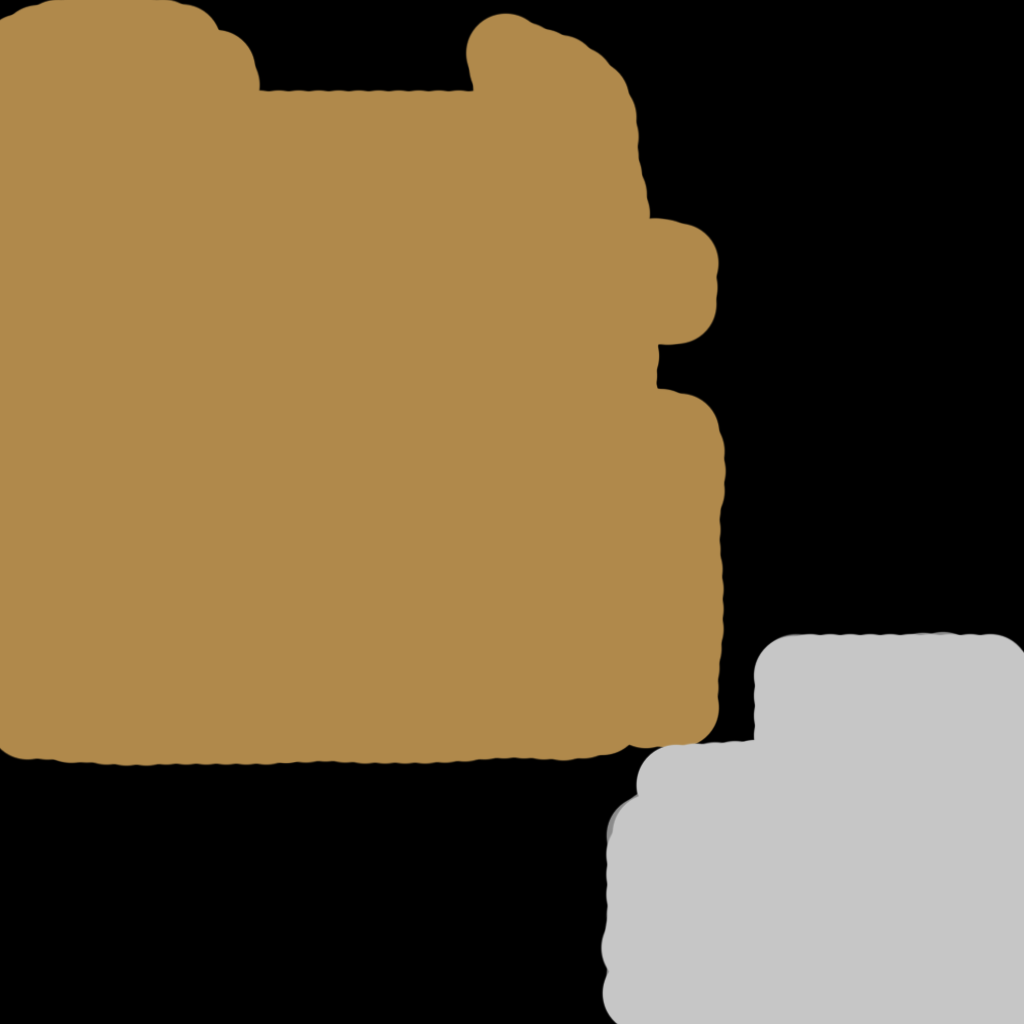
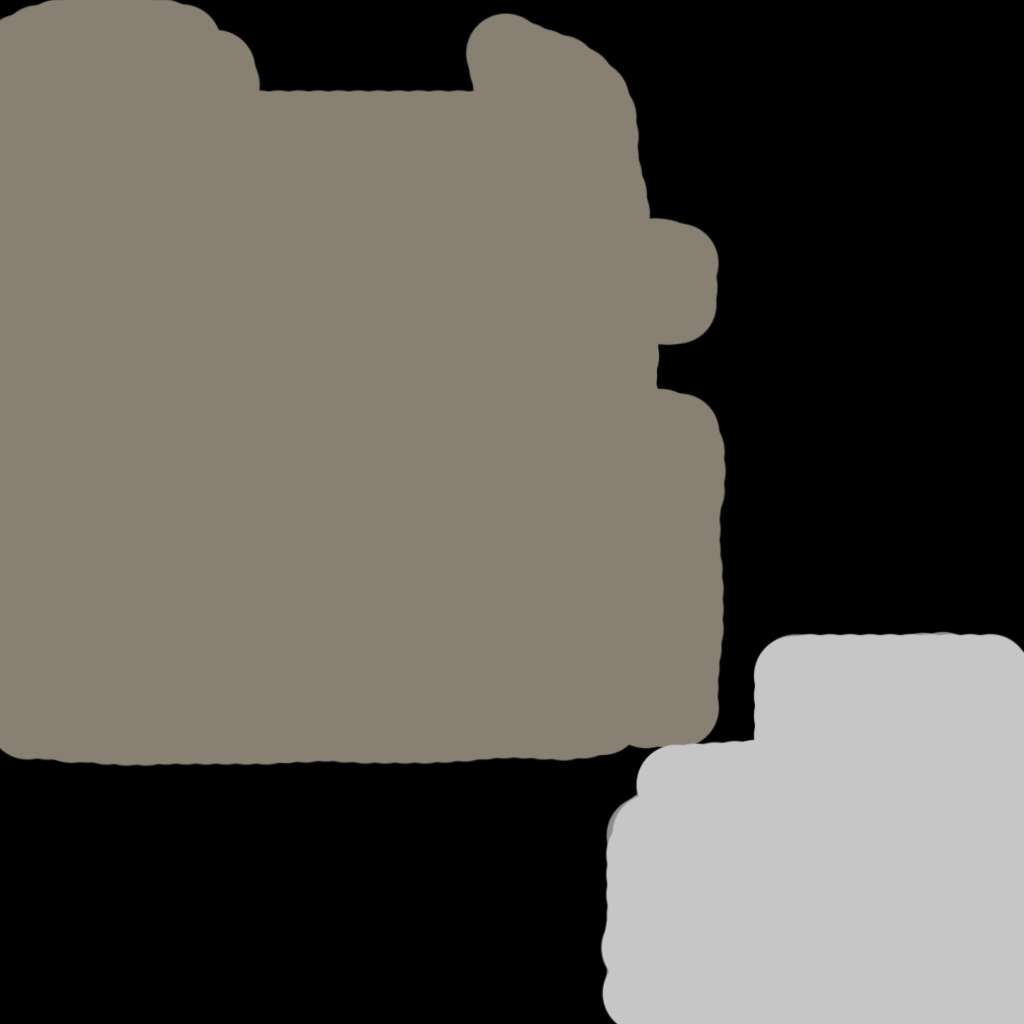
Before/after of a 1024px x 1024px layered artwork. What changed in the layer stack:
pixels changed over [0, 0, 727, 767] (layer not identified)
